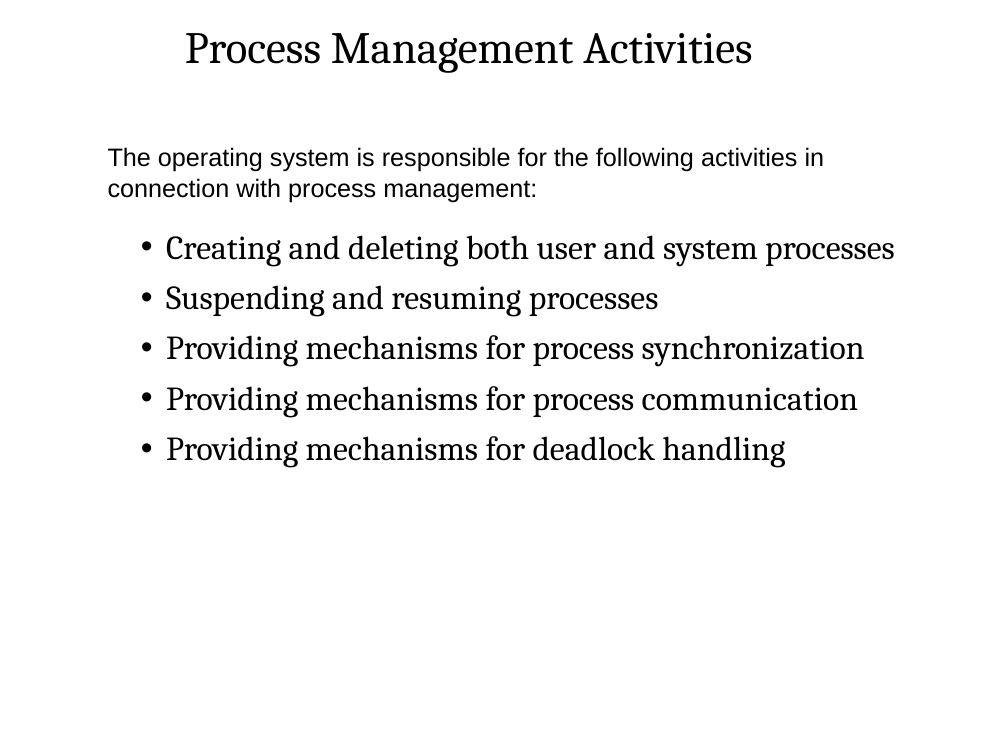
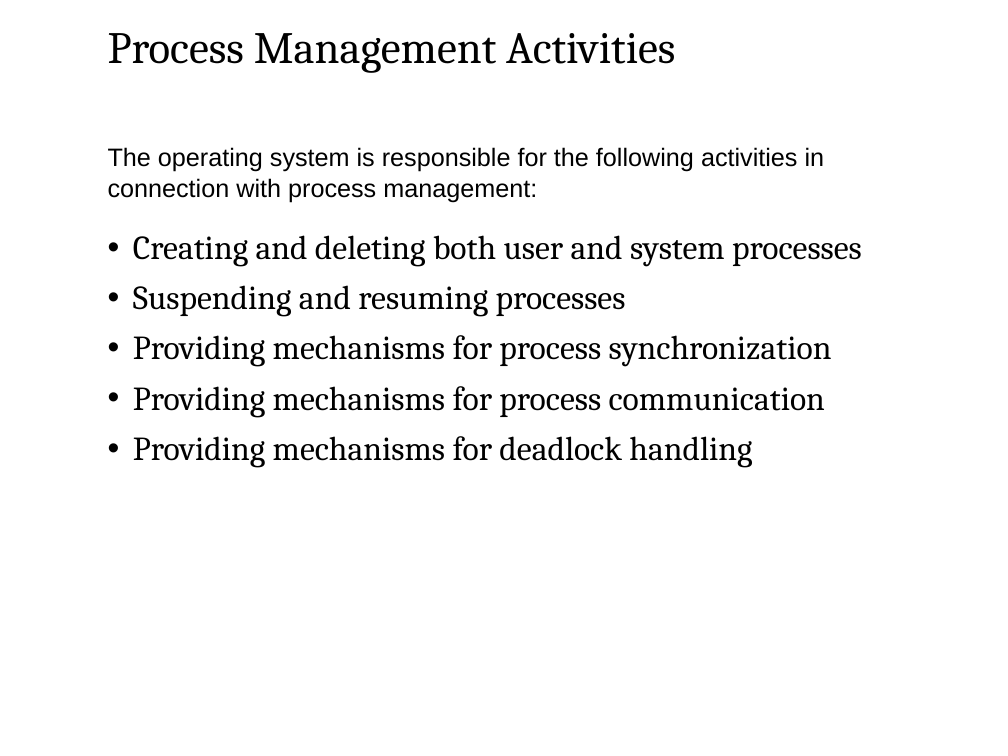
Before and after one commit to josiahkeaton/Training-Materials, a slide deck: slide 36 of Software Testing/Fundamentals of Computer & OS Concepts/ch1.ppt. Drawn at 1008x756 pixels with LibreOffice and Linux fonts; fonts in the diff are those of the drawing; background and template pictures are left out. Boxes give left, top, right and bottom in pixels: in the first picture for what was removed or moved away, otherwise in the second. Text is boxed around its words. In the diff, an @@ line names an element or a change of style, - is before the commit and + after.

```diff
--- a/Software Testing/Fundamentals of Computer & OS Concepts/ch1.ppt
+++ b/Software Testing/Fundamentals of Computer & OS Concepts/ch1.ppt
@@ title "Process Management Activities": place and size @@
-title "Process Management Activities" at [185, 33, 752, 73]
+title "Process Management Activities" at [108, 33, 675, 73]
@@ text "Creating and deleting both user ...": place and size @@
-text "Creating and deleting both user ..." at [166, 235, 895, 468]
+text "Creating and deleting both user ..." at [133, 235, 862, 468]
```
Also in this commit, not shown: 31 other slides changed, 24 other files.
